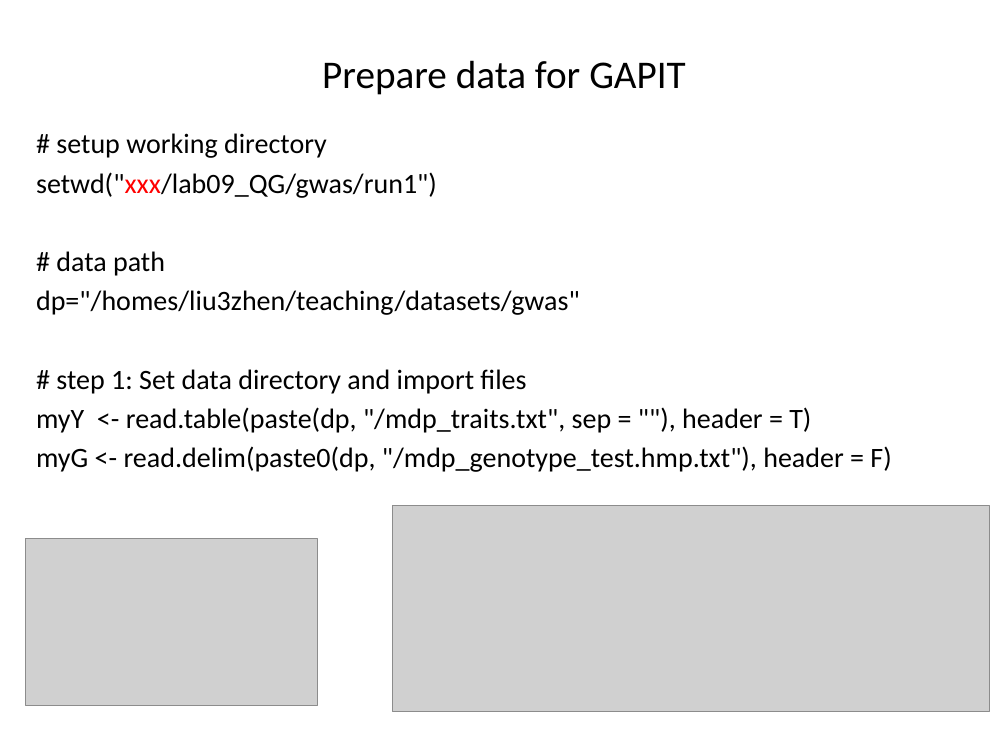
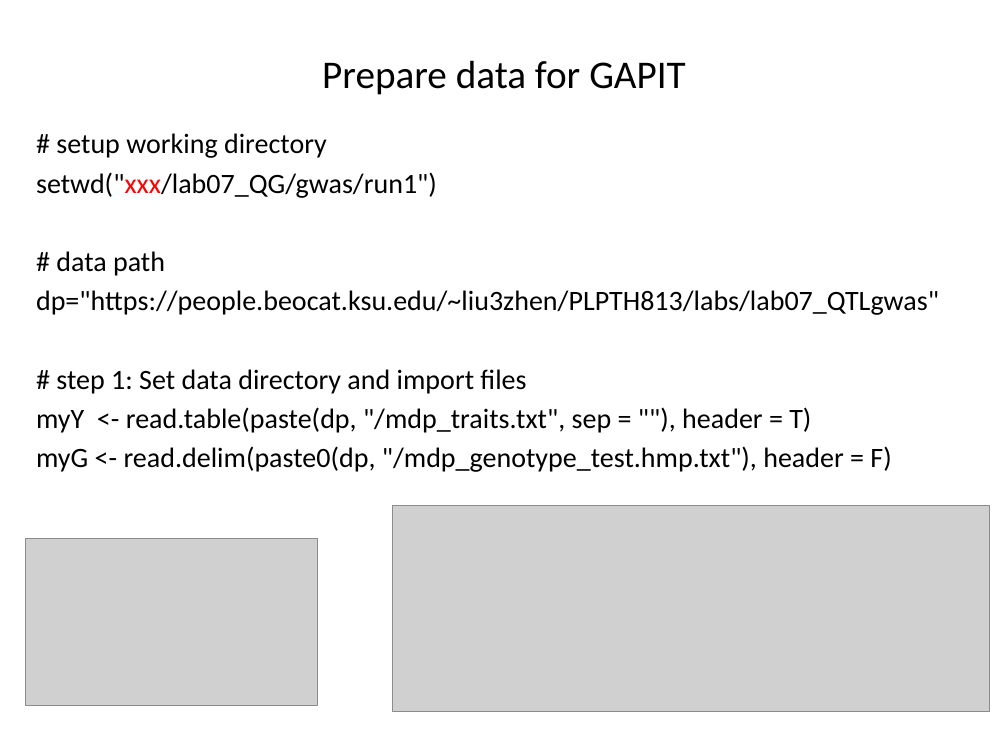
Before and after one commit to liu3zhenlab/teaching, a slide deck: slide 16 of PLPTH813Bioinformatis/2023/labs/lab07_qtl_gwas.pptx. Drawn at 1008x756 pixels with LibreOffice and Linux fonts; fonts in the diff are those of the drawing; grey boxes stand for pictures. Boxes give left, top, right and bottom in pixels: in the first picture for what was removed or moved away, otherwise in the second. Text is boxed around its words. In the diff, an @@ line names an element or a change of style, - is before the commit and + after.

```diff
--- a/PLPTH813Bioinformatis/2023/labs/lab07_qtl_gwas.pptx
+++ b/PLPTH813Bioinformatis/2023/labs/lab07_qtl_gwas.pptx
@@ text at [36, 172, 437, 198]: text changed @@
-setwd("xxx/lab09_QG/gwas/run1")
+setwd("xxx/lab07_QG/gwas/run1")
@@ text at [36, 290, 939, 315]: text changed @@
-dp="/homes/liu3zhen/teaching/datasets/gwas"
+dp="https://people.beocat.ksu.edu/~liu3zhen/PLPTH813/labs/lab07_QTLgwas"
```
Also in this commit, not shown: 7 other slides changed, 3 slides added, 2 slides removed, 1 other file.
